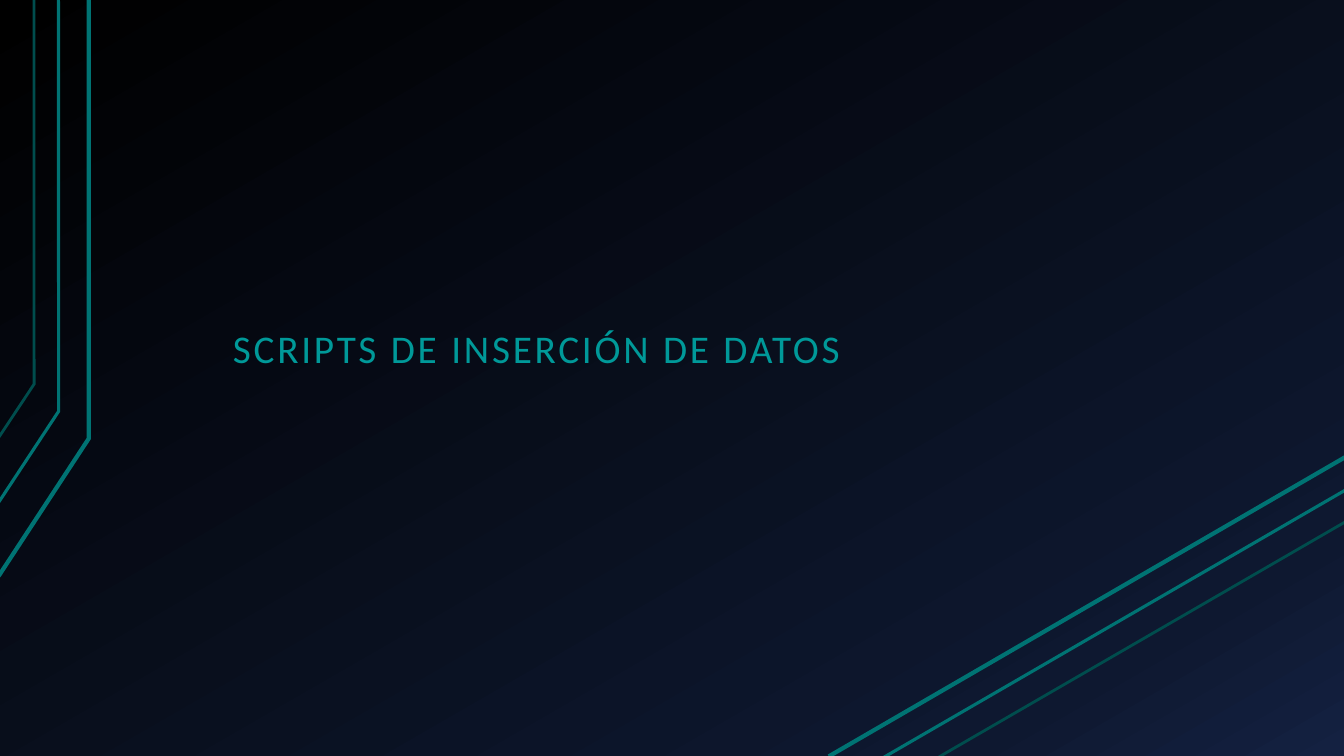
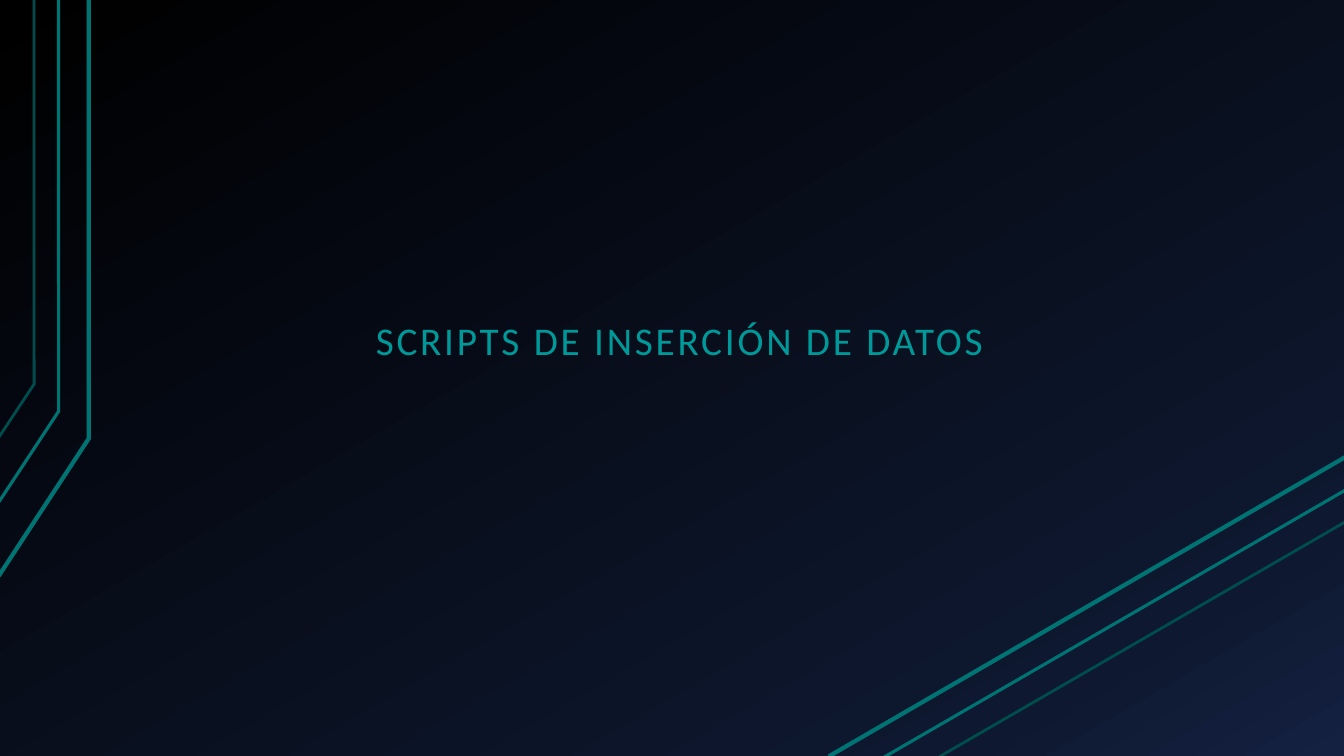
Before and after one commit to hferrer08/BDEcommerce, a slide deck: slide 24 of EcommerceVideojuegos+HubertFerrer.pptx (slide 23 before the commit). Drawn at 1344x756 pixels with LibreOffice and Linux fonts; fonts in the diff are those of the drawing. Boxes give left, top, right and bottom in pixels: in the first picture for what was removed or moved away, otherwise in the second. Text is boxed around its words. In the diff, an @@ line names an element or a change of style, - is before the commit and + after.

Commit message:
Se agregan los scripts de creación de objetos y script de inserción de datos a la presentación

```diff
--- a/EcommerceVideojuegos+HubertFerrer.pptx
+++ b/EcommerceVideojuegos+HubertFerrer.pptx
@@ text "SCRIPTS DE INSERCIÓN DE DATOS": place and size @@
-text "SCRIPTS DE INSERCIÓN DE DATOS" at (233, 330, 839, 363)
+text "SCRIPTS DE INSERCIÓN DE DATOS" at (376, 322, 982, 355)
```
Also in this commit, not shown: 3 other slides changed, 2 slides added, 1 slide removed, 2 other files.
